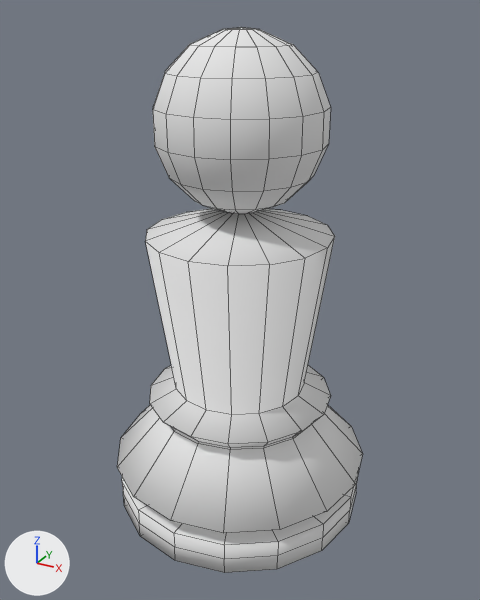
An edit to the OBJ model Models/Pawn/pawnlow.obj, drawn before and after from the same camera.
Both versions are drawn from a 50 mm camera at (1.81, -4.09, 3.62) aimed at (-0.42, -0.03, 1.59). Arrows for +X, +Y and +Z are at lower left; the lights stay in place. Mesh edges are drawn as thin lines. Where no turn or scale is listed for an object, it has been applied to the vertices.
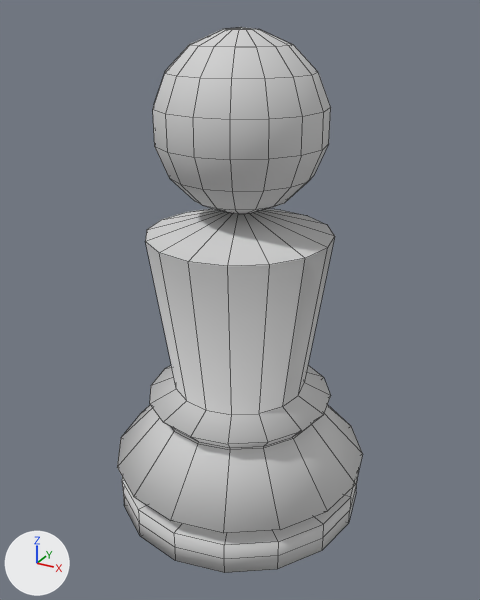
The edits, one by one:
Material 'None' (mat_none) changes colour from white #e7e7e7 to light grey #d1d1d1; in linear values from (0.8, 0.8, 0.8) to (0.64, 0.64, 0.64).

Pixel boxes [x1, y1, x2, y2] of what changed, in the pictures (480 x 600 px):
'Cylinder', recoloured
    both: [117, 27, 363, 573]
